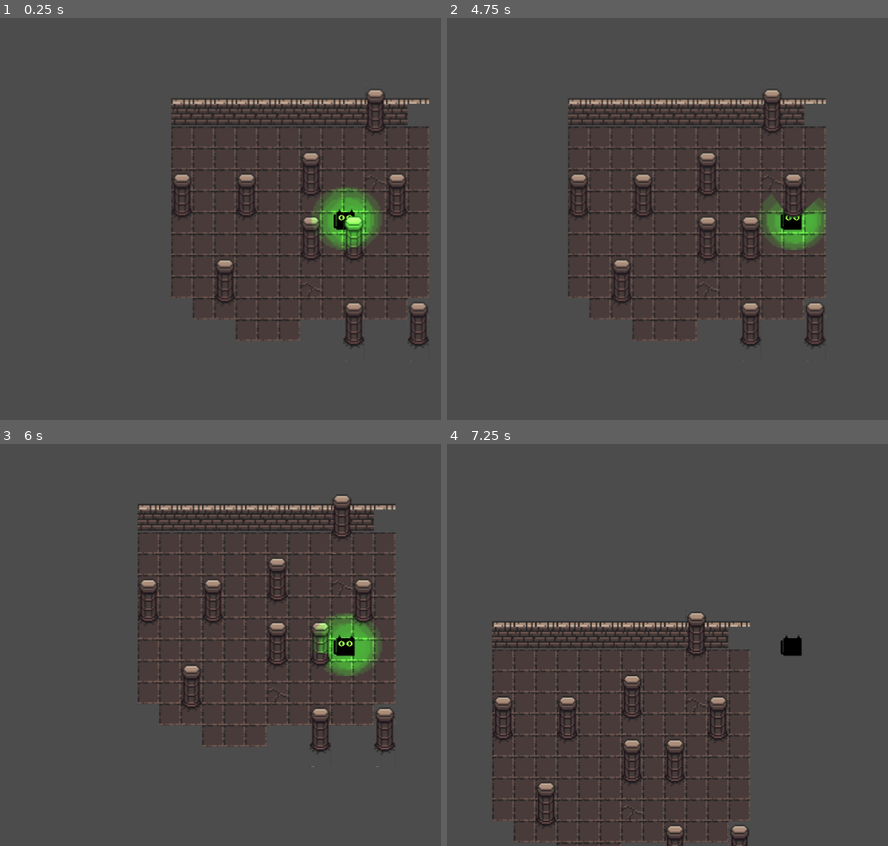
Above: before the commit, frames 1-4 (two rows, left to right).
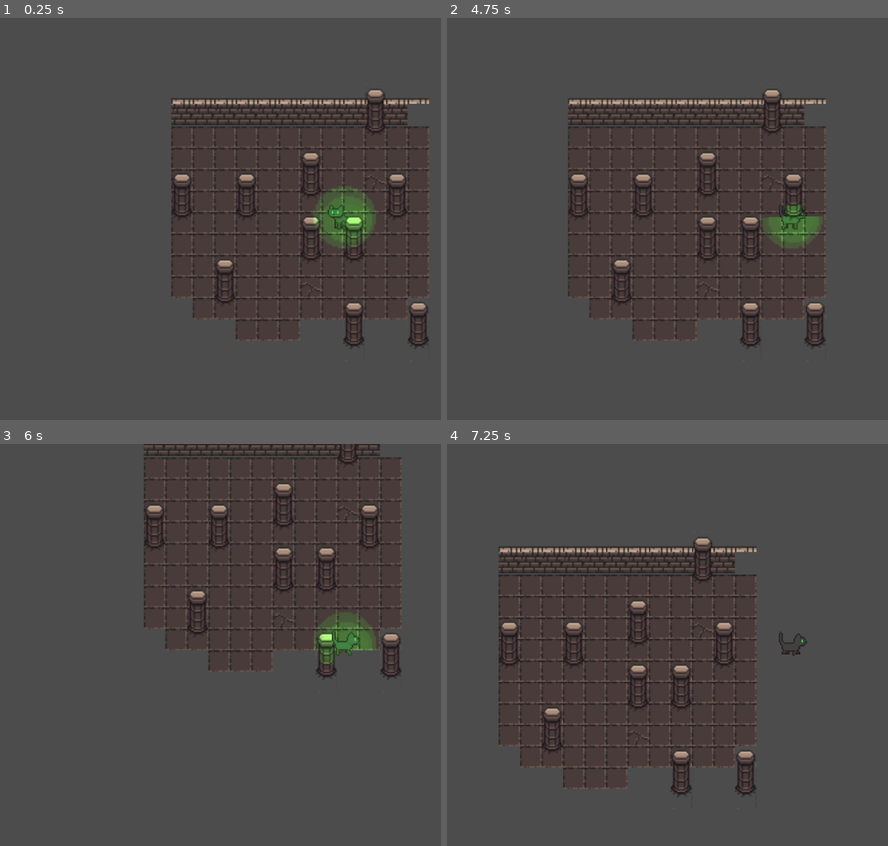
Above: after the commit, the same moments.

Repository: GaytisticDisaster/BABY
Game: Godot game, scene res://Game.tscn
Same seed, same stepped clock (60 frames per second), same inputs: the game is played once before the commit and once after it.
Inputs:
- Up to frame 1 (0.25 s): no input
- Up to frame 2 (4.75 s): tap Enter at 0.5 s; hold D (right) 0.53-1.28 s; hold Space (blink) 0.53-1.28 s; hold S (down) 1.28-2.03 s; tap Space (blink) at 1.35, 2.85, 4.35 s; hold D (right) 2.03-2.78 s; hold Space (blink) 2.03-2.78 s; hold W (up) 2.78-3.53 s; hold Space (blink) 3.53-4.28 s; hold A (left) from 3.53 s (still down)
- Up to frame 3 (6 s): release A (left) at 5.03 s; hold S (down) 5.03-5.78 s; hold Space (blink) 5.03-5.78 s; hold D (right) from 5.78 s (still down); tap Space (blink) at 5.85 s
- Up to frame 4 (7.25 s): release D (right) at 6.53 s; hold W (up) from 6.53 s (still down); hold Space (blink) from 6.53 s (still down)

The runs differ from the first frame. In frame 1, 1.4% of the frame differs, in the area x 70-87%, y 42-58%; in frame 2, 1.3%; in frame 3, 12%; in frame 4, 13%, in the area x 10-82%, y 23-100%.

Commit message:
animation beta

Diff:
--- a/src/BABY.gd
+++ b/src/BABY.gd
@@ -7,6 +7,9 @@
 var eye_closed = false
 
 onready var eyes = $eyes
+onready var baby = $Sprite
+
+onready var _animation_player = $AnimationPlayer
 
 # Called when the node enters the scene tree for the first time.
 func _ready():
@@ -32,20 +35,48 @@
 	if Input.is_action_pressed("up"):
 		velocity.y -= 1
 
+	if velocity == Vector2(0,0):
+		#IDLE -> start idle timer
+		pass
+	if velocity == Vector2(1,0):
+		#Right
+		_animation_player.play("W_Right")
+		pass
+	if velocity == Vector2(-1,0):
+		#Left
+		pass
+	if velocity == Vector2(0,1):
+		#Down
+		pass
+	if velocity == Vector2(0,-1):
+		#Up
+		pass
+	if velocity == Vector2(1,1):
+		#Down_Right
+		pass
+	if velocity == Vector2(1,-1):
+		#Up_Right
+		pass
+	if velocity == Vector2(-1,1):
+		#Down_Left
+		pass
+	if velocity == Vector2(-1,-1):
+		#Down_Right
+		pass
+
+
+
+
 	velocity = velocity.normalized() * speed
+
 
 func blink_input():
 
-	var left_eye = eyes.get_node("left")
-	var right_eye = eyes.get_node("right")
-	#var left_light = left_eye.get_node("light")
 
 	if Input.is_action_pressed("blink"):
 		eye_closed = true
 
-
 	else:
 		eye_closed = false
 
-	left_eye.visible = !eye_closed
-	right_eye.visible = !eye_closed
+	eyes.enabled = !eye_closed
--- a/src/BABY.tscn
+++ b/src/BABY.tscn
@@ -1,28 +1,73 @@
 [gd_scene load_steps=8 format=2]
 
-[ext_resource path="res://assets/Baby/placeholder.png" type="Texture" id=1]
+[ext_resource path="res://assets/Baby/Catto/black_003.png" type="Texture" id=1]
 [ext_resource path="res://BABY.gd" type="Script" id=2]
-[ext_resource path="res://assets/Baby/eye.png" type="Texture" id=3]
-[ext_resource path="res://assets/Baby/light.png" type="Texture" id=4]
-
-[sub_resource type="SpriteFrames" id=1]
-animations = [ {
-"frames": [ ExtResource( 1 ) ],
-"loop": true,
-"name": "default",
-"speed": 5.0
-} ]
+[ext_resource path="res://assets/Baby/Placeholder/light.png" type="Texture" id=4]
 
 [sub_resource type="RectangleShape2D" id=2]
-extents = Vector2( 12, 9 )
+extents = Vector2( 7, 2.5 )
 
-[sub_resource type="SpriteFrames" id=3]
-animations = [ {
-"frames": [ ExtResource( 3 ) ],
-"loop": true,
-"name": "default",
-"speed": 5.0
-} ]
+[sub_resource type="Animation" id=5]
+resource_name = "Idle"
+length = 5.0
+loop = true
+step = 0.3
+tracks/0/type = "value"
+tracks/0/path = NodePath("Sprite:frame")
+tracks/0/interp = 1
+tracks/0/loop_wrap = true
+tracks/0/imported = false
+tracks/0/enabled = true
+tracks/0/keys = {
+"times": PoolRealArray( 0, 0.6, 1.2, 1.8, 2.4, 3 ),
+"transitions": PoolRealArray( 1, 1, 1, 1, 1, 1 ),
+"update": 1,
+"values": [ 0, 1, 2, 3, 4, 5 ]
+}
+
+[sub_resource type="Animation" id=6]
+length = 0.001
+tracks/0/type = "value"
+tracks/0/path = NodePath("Sprite:frame")
+tracks/0/interp = 1
+tracks/0/loop_wrap = true
+tracks/0/imported = false
+tracks/0/enabled = true
+tracks/0/keys = {
+"times": PoolRealArray( 0 ),
+"transitions": PoolRealArray( 1 ),
+"update": 0,
+"values": [ 0 ]
+}
+tracks/1/type = "value"
+tracks/1/path = NodePath("Sprite:texture")
+tracks/1/interp = 1
+tracks/1/loop_wrap = true
+tracks/1/imported = false
+tracks/1/enabled = true
+tracks/1/keys = {
+"times": PoolRealArray( 0 ),
+"transitions": PoolRealArray( 1 ),
+"update": 0,
+"values": [ ExtResource( 1 ) ]
+}
+
+[sub_resource type="Animation" id=7]
+resource_name = "W_Right"
+length = 2.0
+loop = true
+tracks/0/type = "value"
+tracks/0/path = NodePath("Sprite:frame")
+tracks/0/interp = 1
+tracks/0/loop_wrap = true
+tracks/0/imported = false
+tracks/0/enabled = true
+tracks/0/keys = {
+"times": PoolRealArray( 0, 0.5, 1, 1.5 ),
+"transitions": PoolRealArray( 1, 1, 1, 1 ),
+"update": 1,
+"values": [ 36, 37, 38, 39 ]
+}
 
 [node name="BABY" type="KinematicBody2D"]
 script = ExtResource( 2 )
@@ -30,49 +75,29 @@
 [node name="EYEOFSAURON" type="Camera2D" parent="."]
 current = true
 
-[node name="AnimatedSprite" type="AnimatedSprite" parent="."]
-frames = SubResource( 1 )
-__meta__ = {
-"_edit_lock_": true
-}
-
 [node name="CollisionShape2D" type="CollisionShape2D" parent="."]
-position = Vector2( 3, 6 )
+position = Vector2( -1, 6.5 )
 shape = SubResource( 2 )
 __meta__ = {
 "_edit_group_": true,
 "_edit_lock_": true
 }
 
-[node name="eyes" type="Node2D" parent="."]
-__meta__ = {
-"_edit_lock_": true
-}
+[node name="Sprite" type="Sprite" parent="."]
+texture = ExtResource( 1 )
+hframes = 4
+vframes = 21
 
-[node name="left" type="AnimatedSprite" parent="eyes"]
-position = Vector2( -3, -2 )
-frames = SubResource( 3 )
-__meta__ = {
-"_edit_group_": true
-}
+[node name="AnimationPlayer" type="AnimationPlayer" parent="."]
+anims/Idle = SubResource( 5 )
+anims/RESET = SubResource( 6 )
+anims/W_Right = SubResource( 7 )
 
-[node name="light" type="Light2D" parent="eyes/left"]
+[node name="eyes" type="Light2D" parent="."]
+position = Vector2( 0, -2 )
 scale = Vector2( 3, 3 )
 texture = ExtResource( 4 )
-color = Color( 0.0313726, 1, 0, 1 )
-shadow_enabled = true
-
-[node name="right" type="AnimatedSprite" parent="eyes"]
-position = Vector2( 9, -2 )
-frames = SubResource( 3 )
-__meta__ = {
-"_edit_group_": true,
-"_edit_lock_": true
-}
-
-[node name="light" type="Light2D" parent="eyes/right"]
-scale = Vector2( 3, 3 )
-texture = ExtResource( 4 )
+texture_scale = 0.5
 color = Color( 0.0313726, 1, 0, 1 )
 shadow_enabled = true
 __meta__ = {
--- a/src/Game.tscn
+++ b/src/Game.tscn
@@ -646,4 +646,3 @@
 
 [node name="BABY" parent="YSort" instance=ExtResource( 1 )]
 position = Vector2( 48.5, -10 )
-scale = Vector2( 0.5, 0.5 )
Binary file added: src/assets/Baby/Catto/black_000.png
Not shown, added: src/assets/Baby/Catto/black_000.png.import
Binary file added: src/assets/Baby/Catto/black_003.png
Not shown, changed: src/assets/Baby/Catto/black_003.png.import
Renamed: src/assets/Baby/eye.png -> src/assets/Baby/Placeholder/eye.png
Not shown, changed: src/assets/Baby/Placeholder/eye.png.import
Renamed: src/assets/Baby/light.png -> src/assets/Baby/Placeholder/light.png
Not shown, added: src/assets/Baby/Placeholder/light.png.import
Renamed: src/assets/Baby/placeholder.png -> src/assets/Baby/Placeholder/placeholder.png
Not shown, changed: src/assets/Baby/Placeholder/placeholder.png.import
Renamed: src/assets/Baby/tilemap.png -> src/assets/Baby/Placeholder/tilemap.png
Not shown, changed: src/assets/Baby/Placeholder/tilemap.png.import
(and 1 more such lines)
